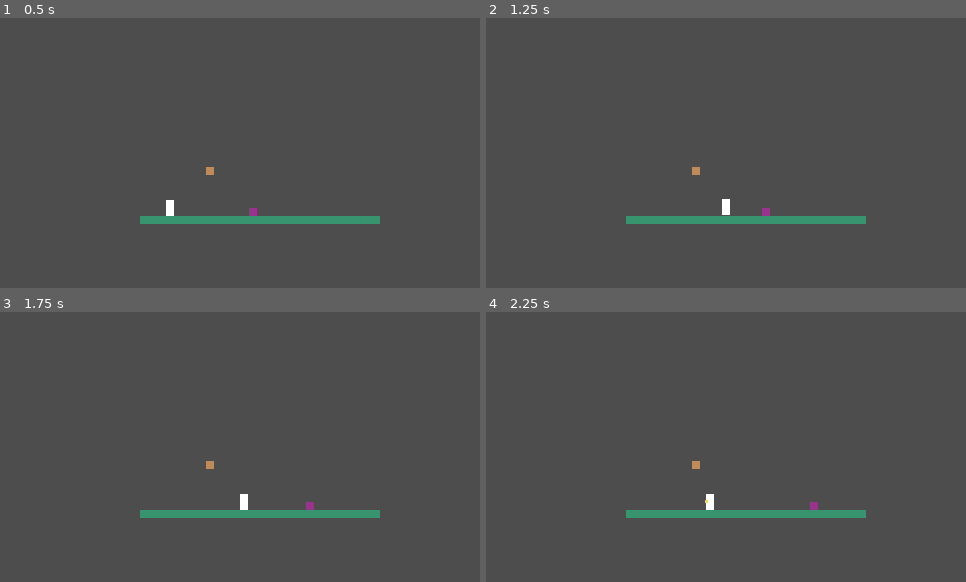
Above: before the commit, frames 1-4 (two rows, left to right).
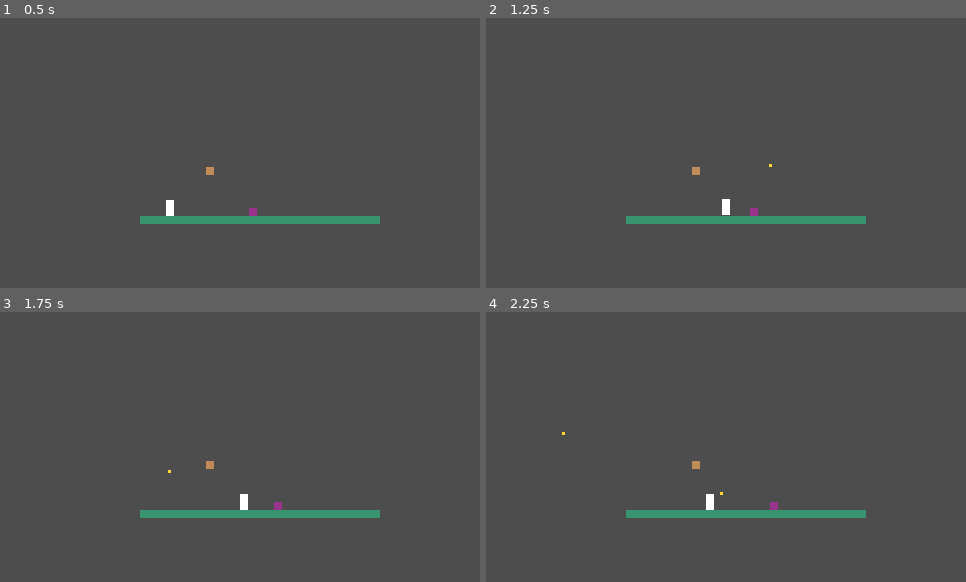
Above: after the commit, the same moments.

Repository: NTUT-NGDC/2D-Platformer-Template
Game: Godot game, scene res://tests/Ability_RangedTest.tscn
Same seed, same stepped clock (60 frames per second), same inputs: the game is played once before the commit and once after it. This scene is started directly instead of the project's main scene.
Inputs (mouse positions are in pixels of both pictures, inside the frame that each line leads up to):
- Up to frame 1 (0.5 s): no input
- Up to frame 2 (1.25 s): tap Enter at 0.5 s; move the mouse to (831, 139) at 0.52 s; hold Right (move_right) from 0.53 s (still down); tap F at 0.6 s; click (831, 139) at 0.67 s; tap Space (jump) at 0.77 s
- Up to frame 3 (1.75 s): release Right (move_right) at 1.25 s; drag from (144, 460) to (283, 506) at 1.27 s
- Up to frame 4 (2.25 s): move the mouse to (774, 387) at 2.02 s; hold Left (move_left) from 2.03 s (still down); tap Tab at 2.1 s; click (774, 387) at 2.17 s

Frame 1 is identical in both runs. In frame 2, 0.1% of the frame differs, in the area x 55-60%, y 54-74%; in frame 3, 0.1%; in frame 4, 0.1%, in the area x 15-70%, y 44-74%.

Commit message:
U69 遠程攻擊可朝滑鼠游標射
Co-Authored-By: Claude Opus 5.5 <noreply@anthropic.com>

Diff:
--- a/abilities/Ability_Ranged.gd
+++ b/abilities/Ability_Ranged.gd
@@ -1,6 +1,6 @@
 extends AbilityBase
 
-# 遠程：按下攻擊鍵（鍵盤或滑鼠）時朝面向方向發射子彈，撞到地形或受擊物件即消失。
+# 遠程：按下攻擊鍵（鍵盤或滑鼠）時朝面向方向（或滑鼠游標方向）發射子彈，撞到地形或受擊物件即消失。
 # 拖進 Player → Abilities 底下就能用，不用連任何線。
 
 ## 用鍵盤按鍵還是滑鼠按鍵攻擊
@@ -20,6 +20,9 @@
 
 ## 子彈要不要受重力影響（像拋物線一樣往下墜）
 @export var use_gravity: bool = false
+
+## 開啟後子彈朝滑鼠游標的方向射，關閉時朝角色面向的方向射
+@export var aim_at_mouse: bool = false
 
 const _BULLET_SCENE := preload("res://abilities/Bullet.tscn")
 const _DANGEROUS_KEYS := [
@@ -44,14 +47,14 @@
 		player.direction_changed.connect(func(dir): _facing = dir)
 	InputRouter.bind_input(self, input_type, key, InputRouter.PRESSED, _on_shoot_pressed)
 
-# 按下攻擊鍵：冷卻中不生效，否則從玩家位置朝面向方向發射一顆子彈
+# 按下攻擊鍵：冷卻中不生效，否則從玩家位置朝面向方向（aim_at_mouse 開啟時朝滑鼠游標）發射一顆子彈
 func _on_shoot_pressed() -> void:
 	if _cooldown_left > 0.0:
 		return
 	_cooldown_left = cooldown
 	var bullet: Area2D = _BULLET_SCENE.instantiate()
 	bullet.global_position = player.global_position
-	bullet.velocity = Vector2(_facing * bullet_speed, 0.0)
+	bullet.velocity = _shoot_direction() * bullet_speed
 	bullet.gravity_enabled = use_gravity
 	bullet.lifetime_left = lifetime
 	bullet.shooter = player
@@ -62,6 +65,14 @@
 	if _cooldown_left > 0.0:
 		_cooldown_left -= delta
 
+# 子彈要飛的方向：aim_at_mouse 開啟時朝滑鼠游標，游標剛好在角色身上或沒開啟就朝面向方向
+func _shoot_direction() -> Vector2:
+	if aim_at_mouse:
+		var to_mouse: Vector2 = player.get_global_mouse_position() - player.global_position
+		if to_mouse.length() > 1.0:
+			return to_mouse.normalized()
+	return Vector2(_facing, 0.0)
+
 # 選到會被瀏覽器攔截的按鍵時提醒（Ctrl、Tab、Esc、F 鍵在網頁版會觸發瀏覽器內建功能）
 func _warn_if_dangerous_key(k: Key) -> void:
 	if k not in _DANGEROUS_KEYS:
--- a/tests/Ability_RangedTest.gd
+++ b/tests/Ability_RangedTest.gd
@@ -11,5 +11,6 @@
 	print("[測試] 按 H（Ability_Ranged_Arc，use_gravity 開）發射子彈，應該看到子彈邊飛邊往下墜，")
 	print("[測試] 跟 G 的直線子彈比較看看軌跡差異")
 	print("[測試] 往右走到 Enemy_Target 附近按 G 或 H，應該看到牠被打退一小段距離")
-	print("[測試] 點滑鼠左鍵（Ability_Ranged_Mouse，按鍵種類選滑鼠左鍵）也應該發射直線子彈")
+	print("[測試] 點滑鼠左鍵（Ability_Ranged_Mouse，滑鼠左鍵＋aim_at_mouse 開）：子彈應該朝游標方向飛，")
+	print("[測試] 把游標移到角色上方、下方、背後再點，子彈方向都要跟著游標")
 	print("[測試] 往 Wall_Block 的方向發射（不打 Enemy 或 Breakable），子彈撞到牆應該直接消失")
--- a/tests/Ability_RangedTest.tscn
+++ b/tests/Ability_RangedTest.tscn
@@ -50,6 +50,7 @@
 
 [node name="Ability_Ranged_Mouse" parent="Player/Abilities" instance=ExtResource("7")]
 input_type = 1
+aim_at_mouse = true
 
 [node name="Camera2D" type="Camera2D" parent="."]
 position = Vector2(-40, 50)
--- a/tests/Mechanic_SlingshotTest.tscn
+++ b/tests/Mechanic_SlingshotTest.tscn
@@ -1,9 +1,10 @@
-[gd_scene load_steps=7 format=3]
+[gd_scene format=3 uid="uid://cs7gt56qlqn2s"]
 
-[ext_resource type="Script" path="res://tests/Mechanic_SlingshotTest.gd" id="1"]
+[ext_resource type="Script" uid="uid://b6yq6a8brs7eo" path="res://tests/Mechanic_SlingshotTest.gd" id="1"]
 [ext_resource type="PackedScene" path="res://player/Player.tscn" id="2"]
-[ext_resource type="Texture2D" path="res://art/white_block.png" id="3"]
+[ext_resource type="Texture2D" uid="uid://cm8ymciwkvttp" path="res://art/white_block.png" id="3"]
 [ext_resource type="PackedScene" path="res://mechanics/Mechanic_Slingshot.tscn" id="4"]
+[ext_resource type="PackedScene" path="res://abilities/Ability_Melee.tscn" id="5_8eiyh"]
 
 [sub_resource type="RectangleShape2D" id="RectangleShape2D_horizontal"]
 size = Vector2(520, 16)
@@ -11,90 +12,88 @@
 [sub_resource type="RectangleShape2D" id="RectangleShape2D_vertical"]
 size = Vector2(16, 260)
 
-[node name="Mechanic_SlingshotTest" type="Node2D"]
+[node name="Mechanic_SlingshotTest" type="Node2D" unique_id=1703107248]
 script = ExtResource("1")
 
-[node name="Floor" type="StaticBody2D" parent="."]
+[node name="Floor" type="StaticBody2D" parent="." unique_id=1211991499]
 position = Vector2(0, 138)
 collision_layer = 2
 collision_mask = 0
 
-[node name="CollisionShape2D" type="CollisionShape2D" parent="Floor"]
+[node name="CollisionShape2D" type="CollisionShape2D" parent="Floor" unique_id=1416688929]
 shape = SubResource("RectangleShape2D_horizontal")
 
-[node name="Visual" type="ColorRect" parent="Floor"]
+[node name="Visual" type="ColorRect" parent="Floor" unique_id=409240847]
 offset_left = -260.0
 offset_top = -8.0
 offset_right = 260.0
 offset_bottom = 8.0
 color = Color(0.4, 0.35, 0.3, 1)
 
-[node name="Ceiling" type="StaticBody2D" parent="."]
+[node name="Ceiling" type="StaticBody2D" parent="." unique_id=1062144536]
 position = Vector2(0, -138)
 collision_layer = 2
 collision_mask = 0
 
-[node name="CollisionShape2D" type="CollisionShape2D" parent="Ceiling"]
+[node name="CollisionShape2D" type="CollisionShape2D" parent="Ceiling" unique_id=534946237]
 shape = SubResource("RectangleShape2D_horizontal")
 
-[node name="Visual" type="ColorRect" parent="Ceiling"]
+[node name="Visual" type="ColorRect" parent="Ceiling" unique_id=1017245248]
 offset_left = -260.0
 offset_top = -8.0
 offset_right = 260.0
 offset_bottom = 8.0
 color = Color(0.35, 0.35, 0.4, 1)
 
-[node name="Wall_Left" type="StaticBody2D" parent="."]
+[node name="Wall_Left" type="StaticBody2D" parent="." unique_id=1526025957]
 position = Vector2(-260, 0)
 collision_layer = 2
 collision_mask = 0
 
-[node name="CollisionShape2D" type="CollisionShape2D" parent="Wall_Left"]
+[node name="CollisionShape2D" type="CollisionShape2D" parent="Wall_Left" unique_id=488733250]
 shape = SubResource("RectangleShape2D_vertical")
 
-[node name="Visual" type="ColorRect" parent="Wall_Left"]
+[node name="Visual" type="ColorRect" parent="Wall_Left" unique_id=1280782178]
 offset_left = -8.0
 offset_top = -130.0
 offset_right = 8.0
 offset_bottom = 130.0
 color = Color(0.4, 0.3, 0.3, 1)
 
-[node name="Wall_Right" type="StaticBody2D" parent="."]
+[node name="Wall_Right" type="StaticBody2D" parent="." unique_id=1001705108]
 position = Vector2(260, 0)
 collision_layer = 2
 collision_mask = 0
 
-[node name="CollisionShape2D" type="CollisionShape2D" parent="Wall_Right"]
+[node name="CollisionShape2D" type="CollisionShape2D" parent="Wall_Right" unique_id=1965141565]
 shape = SubResource("RectangleShape2D_vertical")
 
-[node name="Visual" type="ColorRect" parent="Wall_Right"]
+[node name="Visual" type="ColorRect" parent="Wall_Right" unique_id=1611980201]
 offset_left = -8.0
 offset_top = -130.0
 offset_right = 8.0
 offset_bottom = 130.0
 color = Color(0.4, 0.3, 0.3, 1)
 
-[node name="Player" parent="." instance=ExtResource("2")]
+[node name="Player" parent="." unique_id=1854042287 instance=ExtResource("2")]
 position = Vector2(0, 95)
 
-[node name="Visual" type="Node2D" parent="Player"]
+[node name="Visual" type="Node2D" parent="Player" unique_id=460613492]
 
-[node name="Sprite2D" type="Sprite2D" parent="Player/Visual"]
+[node name="Sprite2D" type="Sprite2D" parent="Player/Visual" unique_id=2010746590]
 texture = ExtResource("3")
 region_enabled = true
 region_rect = Rect2(0, 0, 16, 32)
 
-[node name="Mechanics" type="Node2D" parent="Player"]
+[node name="Mechanics" type="Node2D" parent="Player" unique_id=529237398]
 
-[node name="Mechanic_Slingshot" parent="Player/Mechanics" instance=ExtResource("4")]
-max_launch_force = 700.0
-max_drag_distance = 150.0
-ground_only = true
-show_aim_line = true
+[node name="Mechanic_Slingshot" parent="Player/Mechanics" unique_id=861133225 instance=ExtResource("4")]
+input_type = 0
 
-[node name="Juice" type="Node2D" parent="Player"]
+[node name="Ability_Melee" parent="Player/Mechanics" unique_id=942224850 instance=ExtResource("5_8eiyh")]
+input_type = 1
 
-[node name="Camera2D" type="Camera2D" parent="."]
-position = Vector2(0, 0)
+[node name="Juice" type="Node2D" parent="Player" unique_id=970539912]
+
+[node name="Camera2D" type="Camera2D" parent="." unique_id=1517103020]
 zoom = Vector2(0.55, 0.55)
-current = true
Not shown, changed: documents/01c_blocks_and_abilities.md
Not shown, changed: documents/progress.md
